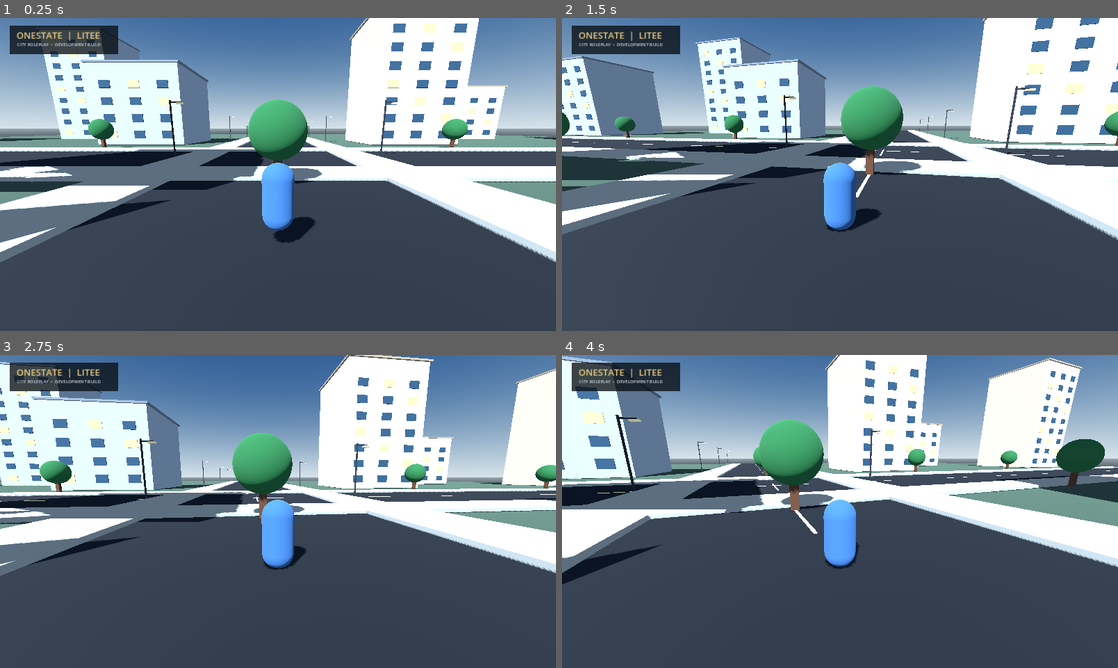
Above: before the commit, frames 1-4 (two rows, left to right).
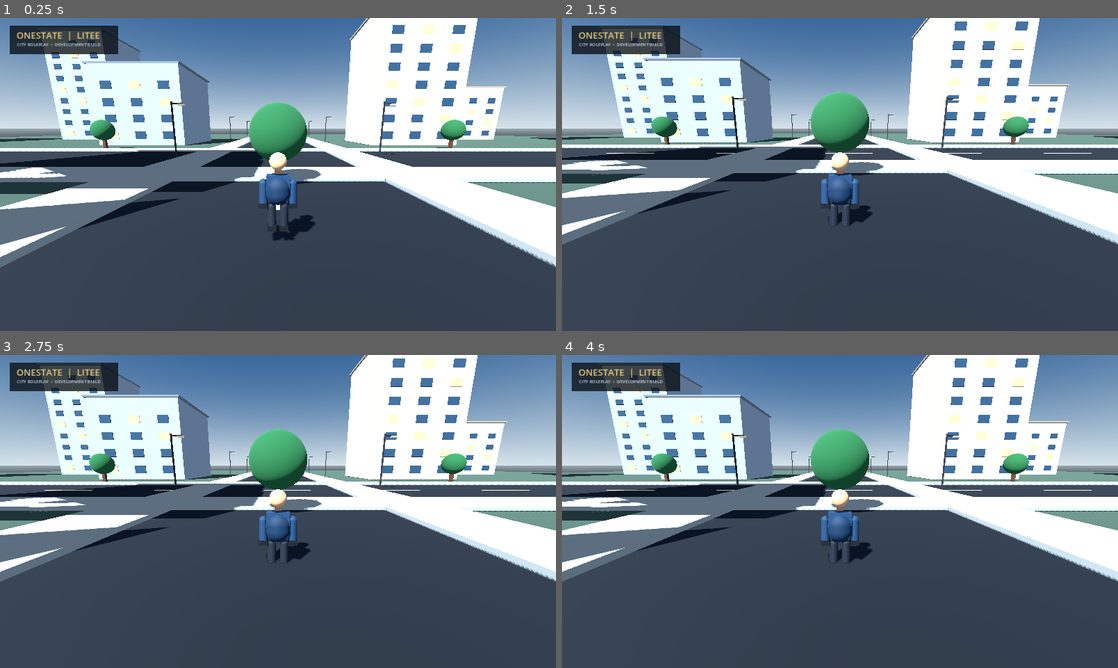
Above: after the commit, the same moments.

Repository: walid8769/Onestate-litee
Game: Godot game, scene res://scenes/main.tscn
Same seed, same stepped clock (60 frames per second), same inputs: the game is played once before the commit and once after it.
Inputs (mouse positions are in pixels of both pictures, inside the frame that each line leads up to):
- Up to frame 1 (0.25 s): no input
- Up to frame 2 (1.5 s): tap Enter at 0.5 s; move the mouse to (867, 174) at 0.52 s; click (867, 174) at 0.67 s; tap Space at 1.25 s; move the mouse to (812, 174) at 1.27 s; click (812, 174) at 1.42 s
- Up to frame 3 (2.75 s): tap Enter at 2 s; move the mouse to (289, 505) at 2.02 s; click (289, 505) at 2.17 s
- Up to frame 4 (4 s): tap Space at 2.75 s; move the mouse to (834, 517) at 2.77 s; click (834, 517) at 2.92 s; tap Enter at 3.5 s; move the mouse to (878, 514) at 3.52 s; click (878, 514) at 3.67 s

The runs differ from the first frame. In frame 1, 6.8% of the frame differs, in the area x 0-100%, y 0-80%; in frame 2, 37%; in frame 3, 31%; in frame 4, 40%, in the area x 0-100%, y 0-74%.

Commit message:
Upgrade third-person character rig and responsive movement

Diff:
--- a/godot/scripts/player.gd
+++ b/godot/scripts/player.gd
@@ -1,91 +1,166 @@
 extends CharacterBody3D
 
-@export var move_speed := 6.0
-@export var run_multiplier := 1.65
+@export var walk_speed := 5.2
+@export var sprint_speed := 8.4
+@export var acceleration := 18.0
+@export var gravity := 22.0
 @export var look_sensitivity := 0.004
-@export var gravity := 22.0
+@export var jump_velocity := 7.0
 
-var _touch_move := Vector2.ZERO
+var _move_touch := Vector2.ZERO
 var _move_finger := -1
 var _look_finger := -1
-var _last_look := Vector2.ZERO
 var _camera_pitch := deg_to_rad(-12.0)
 var _camera: Camera3D
-var _run_touch := false
+var _pivot: Node3D
+var _visual_root: Node3D
+var _left_leg: Node3D
+var _right_leg: Node3D
+var _left_arm: Node3D
+var _right_arm: Node3D
+var _animation_clock := 0.0
+var _sprinting := false
 
 func _ready() -> void:
 	_make_character()
 	_make_camera()
-	Input.mouse_mode = Input.MOUSE_MODE_CAPTURED
+	Input.mouse_mode = Input.MOUSE_MODE_VISIBLE
 
 func _make_character() -> void:
-	var capsule := CapsuleMesh.new()
-	capsule.radius = 0.42
-	capsule.height = 1.8
-	var visual := MeshInstance3D.new()
-	visual.mesh = capsule
-	var material := StandardMaterial3D.new()
-	material.albedo_color = Color(0.18, 0.32, 0.48)
-	visual.material_override = material
-	visual.position.y = 0.9
-	add_child(visual)
+	_visual_root = Node3D.new()
+	_visual_root.name = "CharacterVisual"
+	add_child(_visual_root)
+
+	_add_capsule("Torso", Vector3(0, 1.12, 0), 0.34, 0.82, Color(0.075, 0.16, 0.24))
+	_add_sphere("Head", Vector3(0, 1.91, 0), 0.235, Color(0.72, 0.54, 0.40))
+	_add_box("Jacket", Vector3(0, 1.27, -0.015), Vector3(0.61, 0.54, 0.34), Color(0.10, 0.20, 0.29))
+	_add_box("Belt", Vector3(0, 0.91, 0), Vector3(0.57, 0.10, 0.33), Color(0.075, 0.085, 0.09))
+	_add_box("ChestPatch", Vector3(0.19, 1.43, -0.19), Vector3(0.13, 0.10, 0.025), Color(0.78, 0.64, 0.32))
+	_left_arm = _add_limb("LeftArm", Vector3(-0.40, 1.28, 0), Color(0.10, 0.20, 0.29))
+	_right_arm = _add_limb("RightArm", Vector3(0.40, 1.28, 0), Color(0.10, 0.20, 0.29))
+	_left_leg = _add_limb("LeftLeg", Vector3(-0.17, 0.62, 0), Color(0.10, 0.12, 0.15))
+	_right_leg = _add_limb("RightLeg", Vector3(0.17, 0.62, 0), Color(0.10, 0.12, 0.15))
+
 	var collision := CollisionShape3D.new()
 	var shape := CapsuleShape3D.new()
-	shape.radius = 0.42
-	shape.height = 1.8
+	shape.radius = 0.36
+	shape.height = 1.95
 	collision.shape = shape
-	collision.position.y = 0.9
+	collision.position.y = 0.98
 	add_child(collision)
 
+func _add_capsule(label: String, at: Vector3, radius: float, height: float, color: Color) -> MeshInstance3D:
+	var node := MeshInstance3D.new()
+	node.name = label
+	var mesh := CapsuleMesh.new()
+	mesh.radius = radius
+	mesh.height = height
+	node.mesh = mesh
+	node.position = at
+	node.material_override = _material(color)
+	_visual_root.add_child(node)
+	return node
+
+func _add_sphere(label: String, at: Vector3, radius: float, color: Color) -> MeshInstance3D:
+	var node := MeshInstance3D.new()
+	node.name = label
+	var mesh := SphereMesh.new()
+	mesh.radius = radius
+	mesh.height = radius * 2.0
+	node.mesh = mesh
+	node.position = at
+	node.material_override = _material(color)
+	_visual_root.add_child(node)
+	return node
+
+func _add_box(label: String, at: Vector3, size: Vector3, color: Color) -> MeshInstance3D:
+	var node := MeshInstance3D.new()
+	node.name = label
+	var mesh := BoxMesh.new()
+	mesh.size = size
+	node.mesh = mesh
+	node.position = at
+	node.material_override = _material(color)
+	_visual_root.add_child(node)
+	return node
+
+func _add_limb(label: String, at: Vector3, color: Color) -> Node3D:
+	var pivot := Node3D.new()
+	pivot.name = label
+	pivot.position = at
+	_visual_root.add_child(pivot)
+	var segment := MeshInstance3D.new()
+	var mesh := CapsuleMesh.new()
+	mesh.radius = 0.115
+	mesh.height = 0.78
+	segment.mesh = mesh
+	segment.position.y = -0.24
+	segment.material_override = _material(color)
+	pivot.add_child(segment)
+	var boot := MeshInstance3D.new()
+	var boot_mesh := BoxMesh.new()
+	boot_mesh.size = Vector3(0.25, 0.13, 0.38)
+	boot.mesh = boot_mesh
+	boot.position = Vector3(0, -0.59, -0.055)
+	boot.material_override = _material(Color(0.055, 0.06, 0.065))
+	pivot.add_child(boot)
+	return pivot
+
+func _material(color: Color) -> StandardMaterial3D:
+	var mat := StandardMaterial3D.new()
+	mat.albedo_color = color
+	mat.roughness = 0.72
+	return mat
+
 func _make_camera() -> void:
-	var pivot := Node3D.new()
-	pivot.name = "CameraPivot"
-	pivot.position.y = 1.5
-	add_child(pivot)
+	_pivot = Node3D.new()
+	_pivot.name = "CameraPivot"
+	_pivot.position.y = 1.55
+	add_child(_pivot)
 	var spring := SpringArm3D.new()
-	spring.spring_length = 5.5
-	spring.margin = 0.25
-	pivot.add_child(spring)
+	spring.spring_length = 5.8
+	spring.margin = 0.22
+	_pivot.add_child(spring)
 	_camera = Camera3D.new()
 	_camera.current = true
-	_camera.fov = 72
+	_camera.fov = 72.0
+	_camera.position.x = 0.55
 	spring.add_child(_camera)
-	pivot.rotation.x = _camera_pitch
+	_pivot.rotation.x = _camera_pitch
 
 func _unhandled_input(event: InputEvent) -> void:
-	if event is InputEventMouseMotion and Input.mouse_mode == Input.MOUSE_MODE_CAPTURED:
-		_apply_look(event.relative)
-	elif event is InputEventMouseButton and event.pressed:
-		if event.button_index == MOUSE_BUTTON_LEFT:
-			Input.mouse_mode = Input.MOUSE_MODE_CAPTURED
-	elif event is InputEventScreenTouch:
+	if event is InputEventScreenTouch:
 		if event.pressed:
-			if event.position.x < get_viewport().get_visible_rect().size.x * 0.48 and _move_finger == -1:
+			var width := get_viewport().get_visible_rect().size.x
+			if event.position.x < width * 0.48 and _move_finger == -1:
 				_move_finger = event.index
-				_touch_move = Vector2.ZERO
+				_move_touch = Vector2.ZERO
 			elif _look_finger == -1:
 				_look_finger = event.index
-				_last_look = event.position
 		else:
 			if event.index == _move_finger:
 				_move_finger = -1
-				_touch_move = Vector2.ZERO
+				_move_touch = Vector2.ZERO
 			if event.index == _look_finger:
 				_look_finger = -1
 	elif event is InputEventScreenDrag:
 		if event.index == _move_finger:
 			var size := get_viewport().get_visible_rect().size
 			var center := Vector2(size.x * 0.22, size.y * 0.78)
-			_touch_move = ((event.position - center) / 105.0).limit_length(1.0)
+			_move_touch = ((event.position - center) / 105.0).limit_length(1.0)
 		elif event.index == _look_finger:
 			_apply_look(event.relative)
+	elif event is InputEventMouseMotion and Input.mouse_mode == Input.MOUSE_MODE_CAPTURED:
+		_apply_look(event.relative)
+	elif event is InputEventMouseButton and event.pressed and event.button_index == MOUSE_BUTTON_RIGHT:
+		Input.mouse_mode = Input.MOUSE_MODE_CAPTURED
+	elif event is InputEventKey and event.pressed and event.keycode == KEY_ESCAPE:
+		Input.mouse_mode = Input.MOUSE_MODE_VISIBLE
 
 func _apply_look(delta: Vector2) -> void:
 	rotate_y(-delta.x * look_sensitivity)
-	_camera_pitch = clampf(_camera_pitch - delta.y * look_sensitivity, deg_to_rad(-65), deg_to_rad(35))
-	var pivot := get_node_or_null("CameraPivot") as Node3D
-	if pivot:
-		pivot.rotation.x = _camera_pitch
+	_camera_pitch = clampf(_camera_pitch - delta.y * look_sensitivity, deg_to_rad(-48), deg_to_rad(28))
+	_pivot.rotation.x = _camera_pitch
 
 func _physics_process(delta: float) -> void:
 	var input_vector := Vector2(
@@ -93,14 +168,29 @@
 		Input.get_action_strength("move_back") - Input.get_action_strength("move_forward")
 	)
 	if _move_finger != -1:
-		input_vector = _touch_move
+		input_vector = _move_touch
 	input_vector = input_vector.limit_length(1.0)
-	var direction := (transform.basis * Vector3(input_vector.x, 0, input_vector.y)).normalized()
-	var speed := move_speed * (run_multiplier if Input.is_action_pressed("run") or _run_touch else 1.0)
-	velocity.x = direction.x * speed
-	velocity.z = direction.z * speed
+	var local_direction := Vector3(input_vector.x, 0, input_vector.y)
+	var direction := (transform.basis * local_direction).normalized()
+	_sprinting = Input.is_action_pressed("run") and input_vector.length() > 0.1
+	var target_speed := sprint_speed if _sprinting else walk_speed
+	var target_velocity := direction * target_speed
+	velocity.x = move_toward(velocity.x, target_velocity.x, acceleration * delta)
+	velocity.z = move_toward(velocity.z, target_velocity.z, acceleration * delta)
+
 	if not is_on_floor():
 		velocity.y -= gravity * delta
 	elif Input.is_action_just_pressed("jump"):
-		velocity.y = 7.0
+		velocity.y = jump_velocity
 	move_and_slide()
+	_animate_character(delta, input_vector.length())
+
+func _animate_character(delta: float, input_amount: float) -> void:
+	_animation_clock += delta * (12.0 if _sprinting else 8.0)
+	var moving := input_amount > 0.08 and is_on_floor()
+	var swing := sin(_animation_clock) * (0.62 if moving else 0.0)
+	_left_leg.rotation.x = swing
+	_right_leg.rotation.x = -swing
+	_left_arm.rotation.x = -swing * 0.72
+	_right_arm.rotation.x = swing * 0.72
+	_visual_root.position.y = absf(sin(_animation_clock * 2.0)) * 0.045 if moving else move_toward(_visual_root.position.y, 0.0, delta * 0.2)
